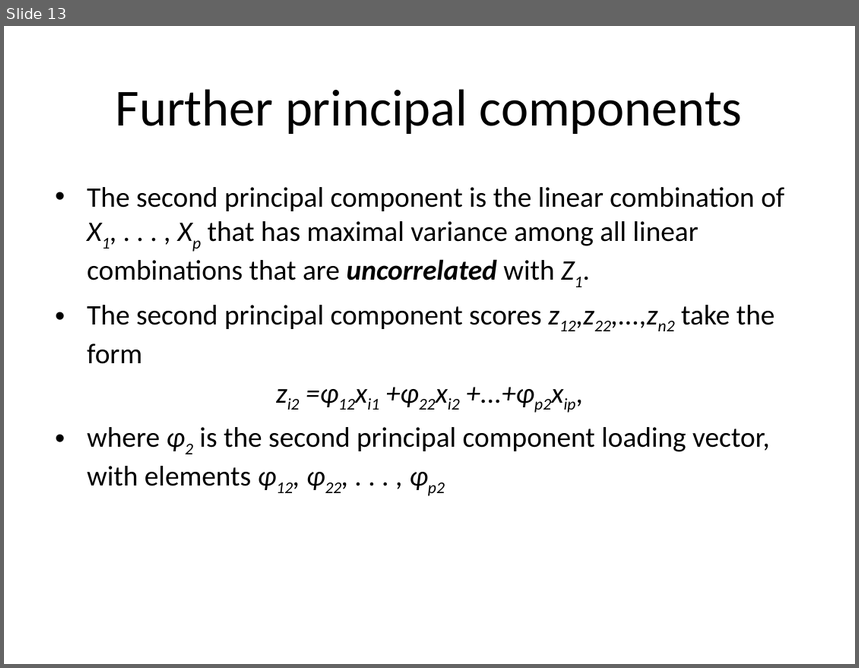
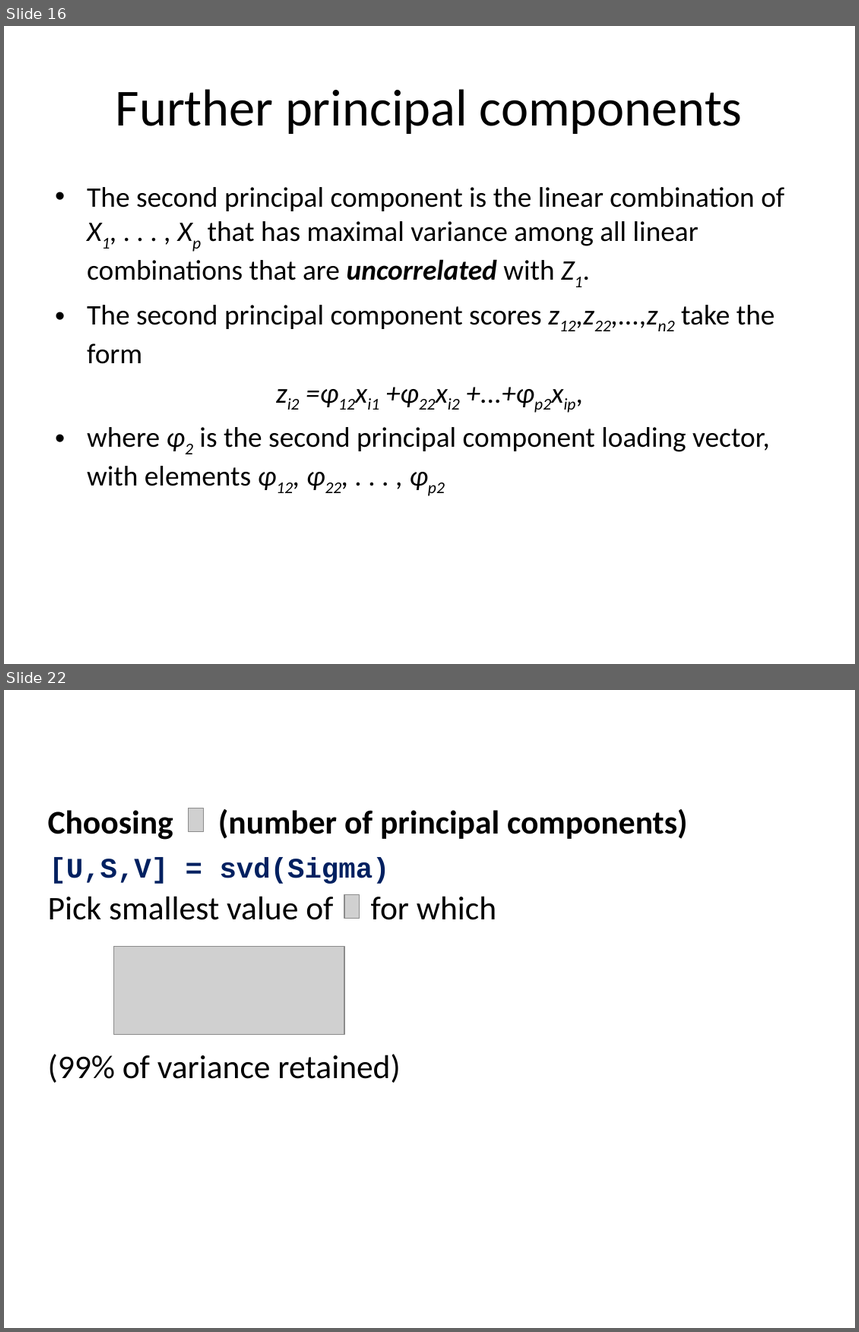
Before and after one commit to jayurbain/DataScienceIntro, a slide deck: slides/09_imensionality_reduction.pptx. Shown one above the other, each under a label of ours: slide 13 before the commit, slides 16 and 22 after it; the slides between them are not shown. The pictures are 859x668 and 859x1332 pixels, drawn with LibreOffice and Linux fonts; fonts in the diff are those of the drawing; grey boxes stand for pictures. Boxes give left, top, right and bottom in pixels: in the first picture for what was removed or moved away, otherwise in the second. Text is boxed around its words. In the diff, an @@ line names an element or a change of style, - is before the commit and + after.

```diff
--- a/slides/09_imensionality_reduction.pptx
+++ b/slides/09_imensionality_reduction.pptx
@@ slide 22 added at (4, 690, 855, 1328), background #FFFFFF @@
@@ text added at (48, 809, 688, 840), 28 pt, text #000000, bold @@
+Choosing (number of principal components)
@@ picture added at (189, 809, 204, 831) @@
@@ text added at (49, 858, 390, 884), 24 pt, text #002060, bold @@
+[U,S,V] = svd(Sigma)
@@ text added at (48, 896, 496, 1083), 28 pt, text #000000 @@
+Pick smallest value of for which
+(99% of variance retained)
@@ picture added at (344, 895, 360, 918) @@
@@ picture added at (113, 946, 344, 1035) @@
@@ what was slide 13 is now slide 16 @@
```
Also in this commit, not shown: 12 slides changed, 8 other slides added, 1 slide removed, 5 other files.
